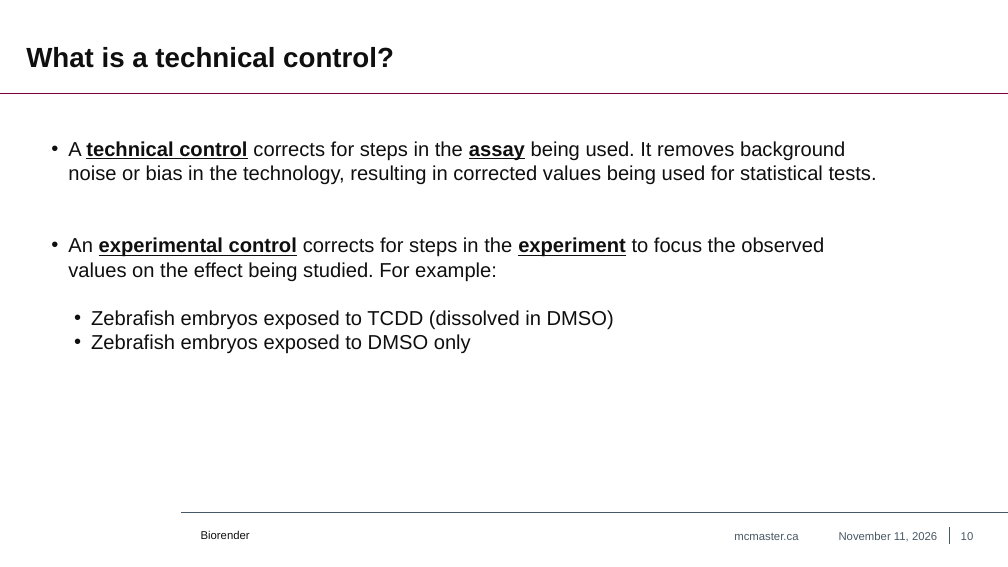
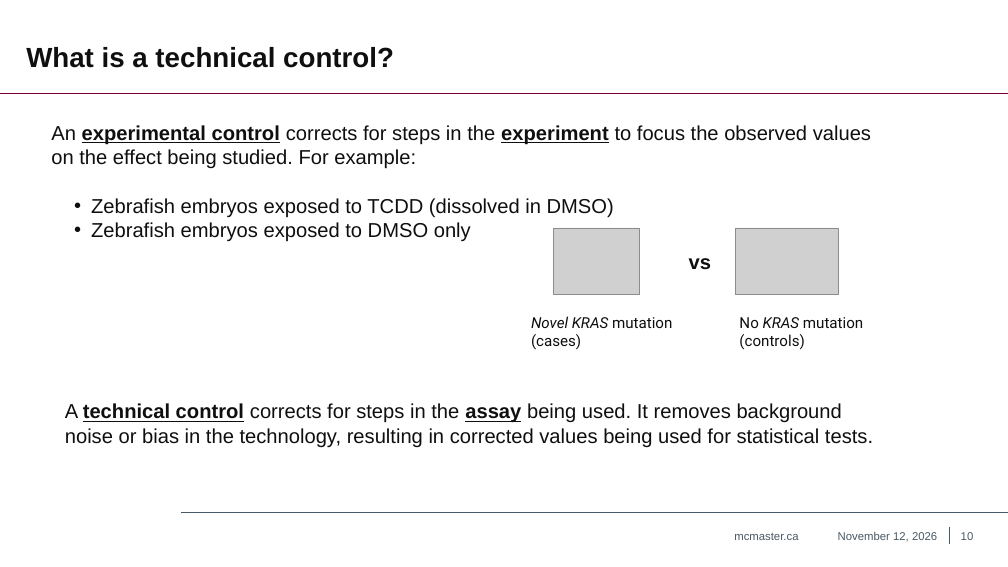
Before and after one commit to khoulahan/Biochem-3BP3, a slide deck: slide 10 of Lectures/Lecture 8 - ChIP-Seq_ATAC-Seq.pptx. Drawn at 1008x567 pixels with LibreOffice and Linux fonts; fonts in the diff are those of the drawing; grey boxes stand for pictures; background and template pictures are left out. Boxes give left, top, right and bottom in pixels: in the first picture for what was removed or moved away, otherwise in the second. Text is boxed around its words. In the diff, an @@ line names an element or a change of style, - is before the commit and + after.

Commit message:
minor edits

```diff
--- a/Lectures/Lecture 8 - ChIP-Seq_ATAC-Seq.pptx
+++ b/Lectures/Lecture 8 - ChIP-Seq_ATAC-Seq.pptx
@@ text "An experimental control corrects for ...": place and size @@
-text "An experimental control corrects for ..." at (68, 141, 877, 353)
+text "An experimental control corrects for ..." at (51, 125, 871, 241)
@@ text at (51, 125, 871, 169): bullet • to none @@
@@ text at (68, 141, 877, 184): paragraph removed @@
-• A technical control corrects for steps in the assay being used. It removes background noise or bias in the technology, resulting in corrected values being used for statistical tests.
@@ picture added at (553, 228, 639, 294) @@
@@ picture added at (735, 228, 838, 294) @@
@@ text added at (689, 258, 711, 270), 32 pt, text #0F0F0F, bold @@
+vs
@@ text added at (531, 316, 672, 350), 24 pt, text #0F0F0F @@
+Novel KRAS mutation (cases)
@@ text added at (739, 317, 863, 350), 24 pt, text #0F0F0F @@
+No KRAS mutation (controls)
@@ text added at (65, 403, 873, 447), 32 pt, text #0F0F0F @@
+A technical control corrects for steps in the assay being used. It removes background noise or bias in the technology, resulting in corrected values being used for statistical tests.
@@ text removed at (201, 530, 250, 539) @@
-Biorender
@@ text at (838, 532, 937, 541): text changed @@
-November 11, 2026
+November 12, 2026
```
Also in this commit, not shown: 30 other slides changed, 1 slide added.
